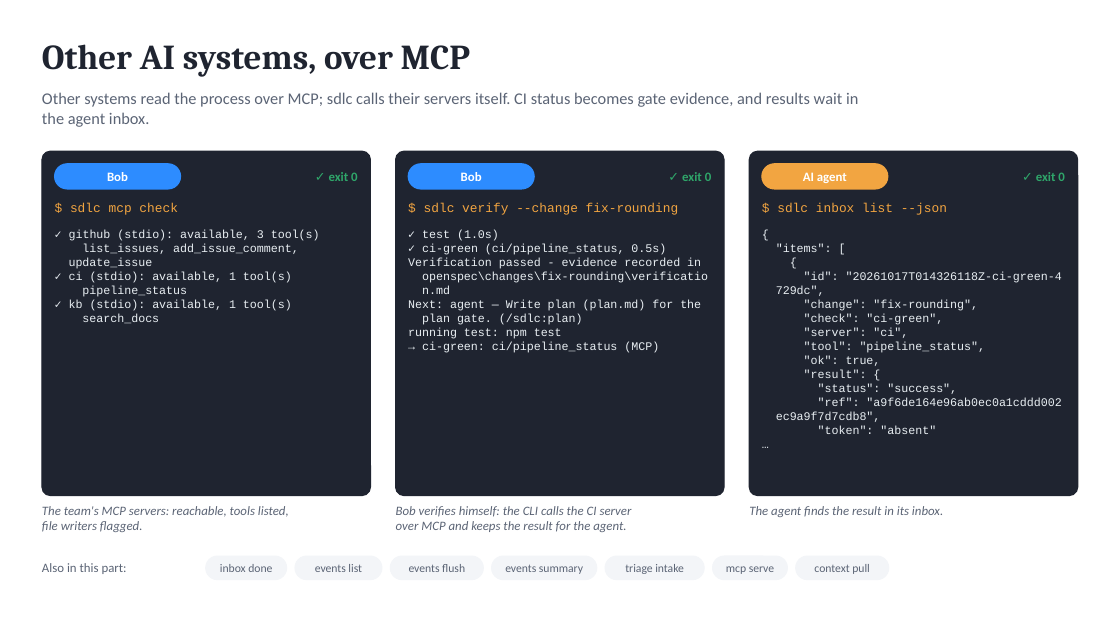
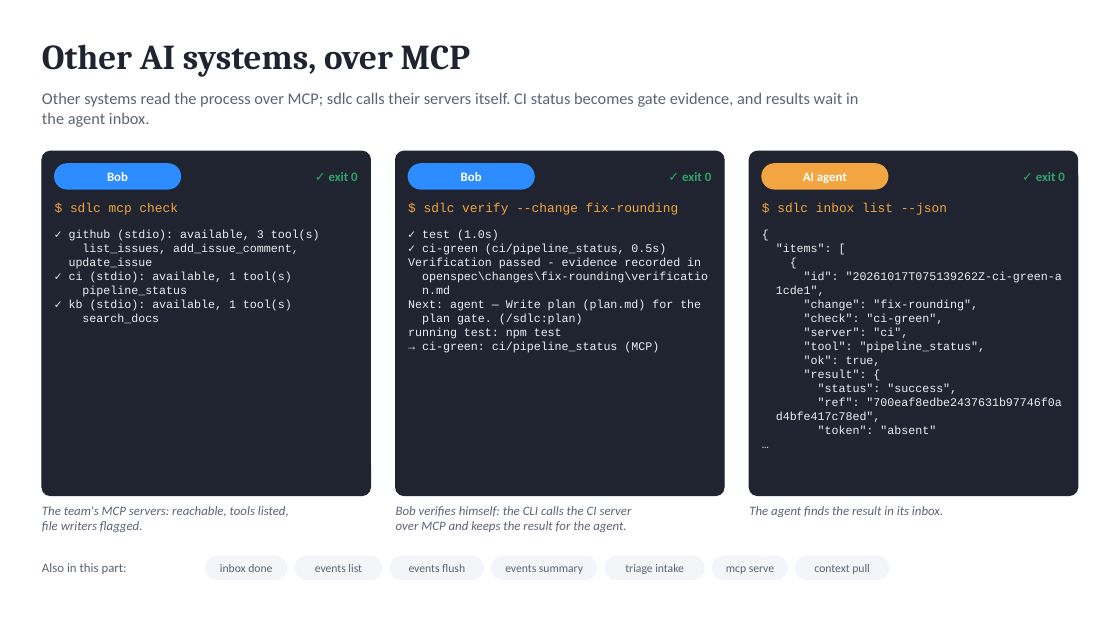
Before and after one commit to marin-ai-tech/sdlc, a slide deck: slide 19 of docs/demo/sdlc-calculator-demo.en.pptx. Drawn at 1120x630 pixels with LibreOffice and Linux fonts; fonts in the diff are those of the drawing. Boxes give left, top, right and bottom in pixels: in the first picture for what was removed or moved away, otherwise in the second. Text is boxed around its words. In the diff, an @@ line names an element or a change of style, - is before the commit and + after.

```diff
--- a/docs/demo/sdlc-calculator-demo.en.pptx
+++ b/docs/demo/sdlc-calculator-demo.en.pptx
@@ text at (776,272,1062,296): text changed @@
-"id": "20261017T014326118Z-ci-green-4
-729dc",
+"id": "20261017T075139262Z-ci-green-a
+1cde1",
@@ text at (776,398,1061,422): text changed @@
-"ref": "a9f6de164e96ab0ec0a1cddd002
-ec9a9f7d7cdb8",
+"ref": "700eaf8edbe2437631b97746f0a
+d4bfe417c78ed",
```
Also in this commit, not shown: 7 other slides changed, 43 other files.
